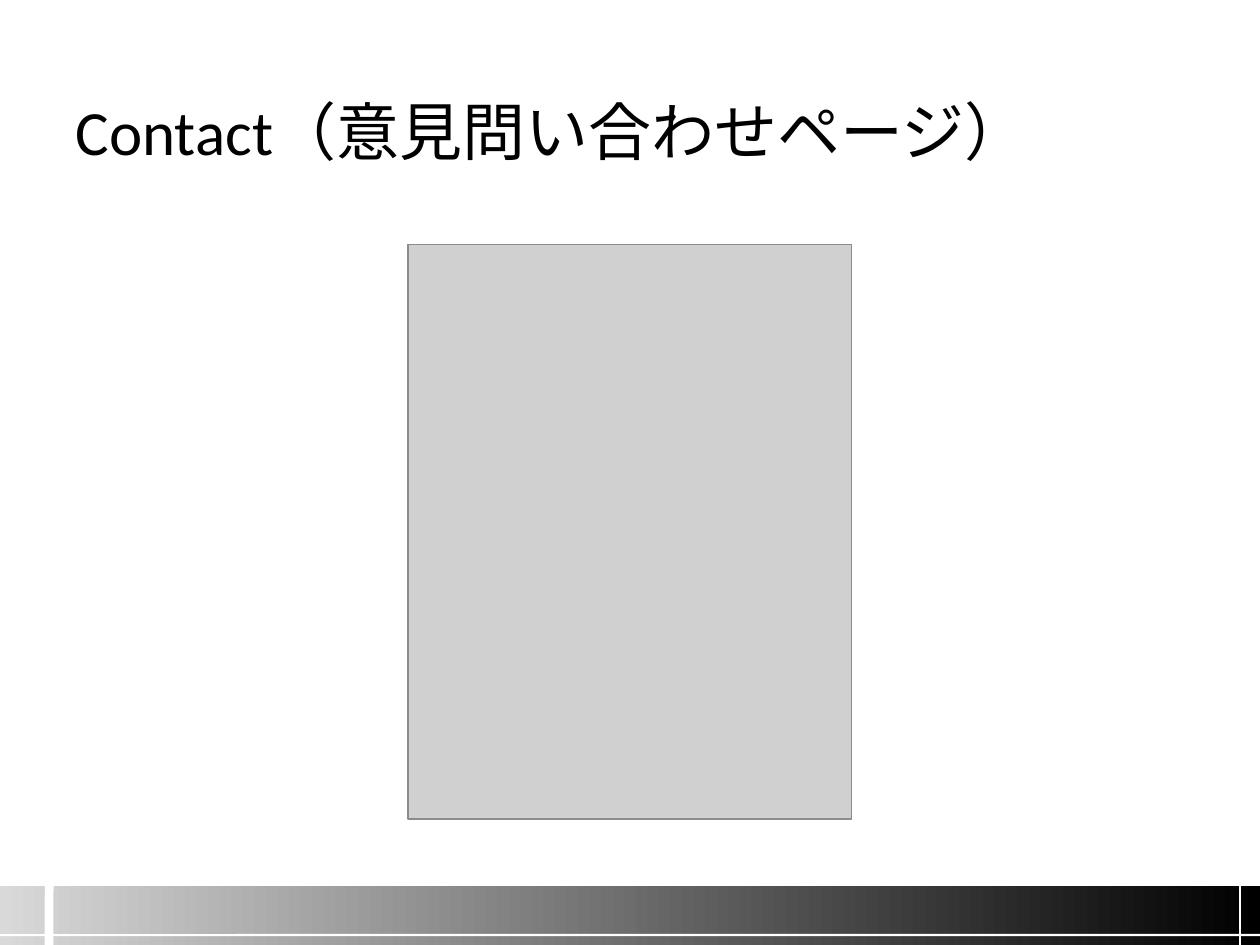
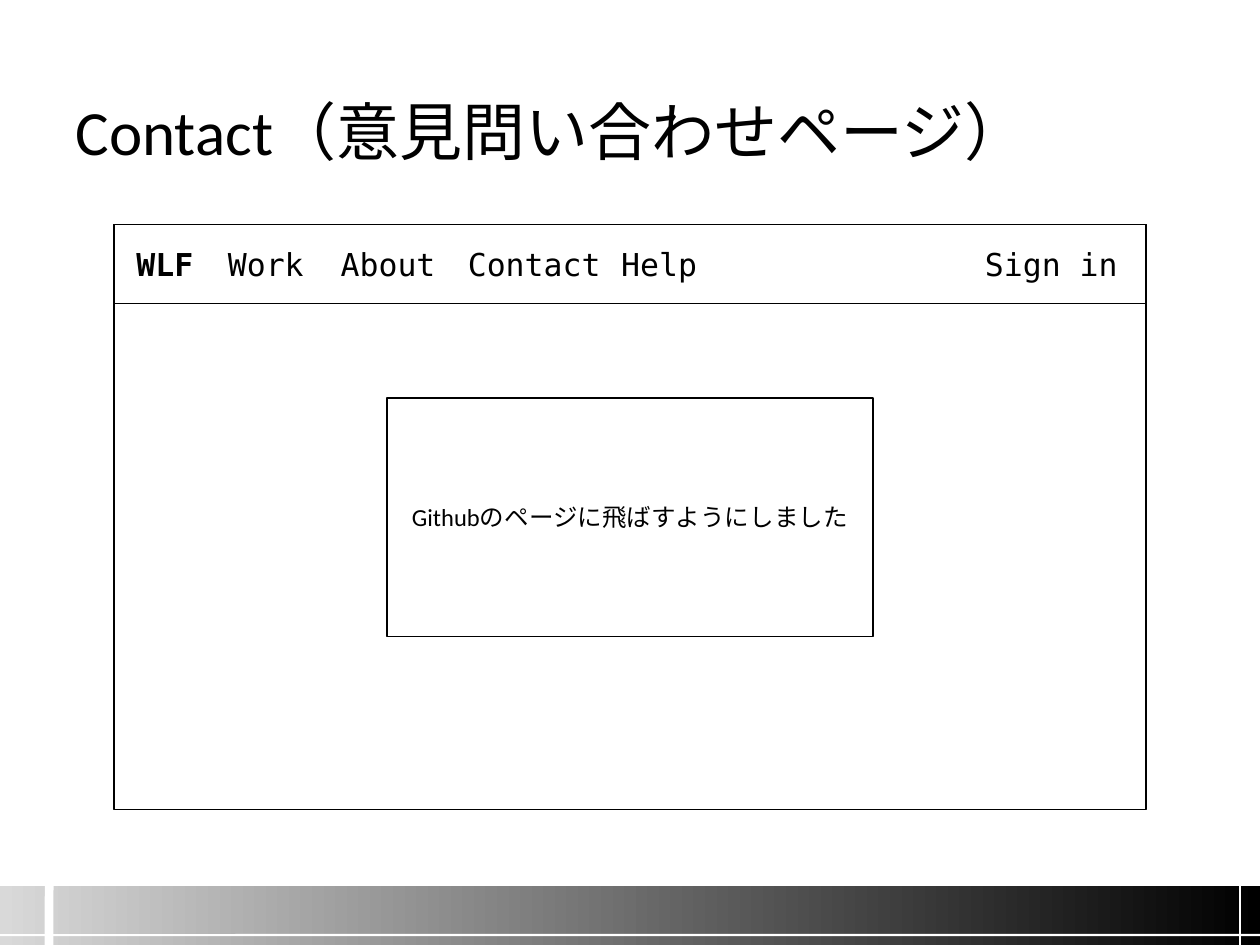
Before and after one commit to namazu510/team-a, a slide deck: slide 6 of screen_image/04.画面設計.pptx (slide 7 before the commit). Drawn at 1260x945 pixels with LibreOffice and Linux fonts; fonts in the diff are those of the drawing; grey boxes stand for pictures; background and template pictures are left out. Boxes give left, top, right and bottom in pixels: in the first picture for what was removed or moved away, otherwise in the second. Text is boxed around its words. In the diff, an @@ line names an element or a change of style, - is before the commit and + after.

```diff
--- a/screen_image/04.画面設計.pptx
+++ b/screen_image/04.画面設計.pptx
@@ rectangle added at [115, 224, 1147, 810], fill #FFFFFF, outline #000000 0.75 pt @@
@@ rectangle added at [115, 224, 1147, 304], fill #FFFFFF, outline #000000 0.75 pt @@
@@ rectangle added at [120, 238, 209, 289], fill #FFFFFF, outline #FFFFFF 0.75 pt, 18 pt, text #000000, bold @@
+WLF
@@ text added at [228, 252, 304, 277], 18 pt, text #000000 @@
+Work
@@ text added at [341, 252, 436, 277], 18 pt, text #000000 @@
+About
@@ picture removed at [408, 244, 852, 819] @@
@@ text added at [468, 252, 601, 277], 18 pt, text #000000 @@
+Contact
@@ text added at [621, 252, 697, 283], 18 pt, text #000000 @@
+Help
@@ text added at [985, 252, 1118, 283], 18 pt, text #000000 @@
+Sign in
@@ rectangle added at [387, 398, 873, 636], fill #FFFFFF, outline #000000 0.75 pt, 14 pt, text #000000 @@
+Githubのページに飛ばすようにしました
```
Also in this commit, not shown: 4 other slides changed, 2 slides added, 7 other files.
